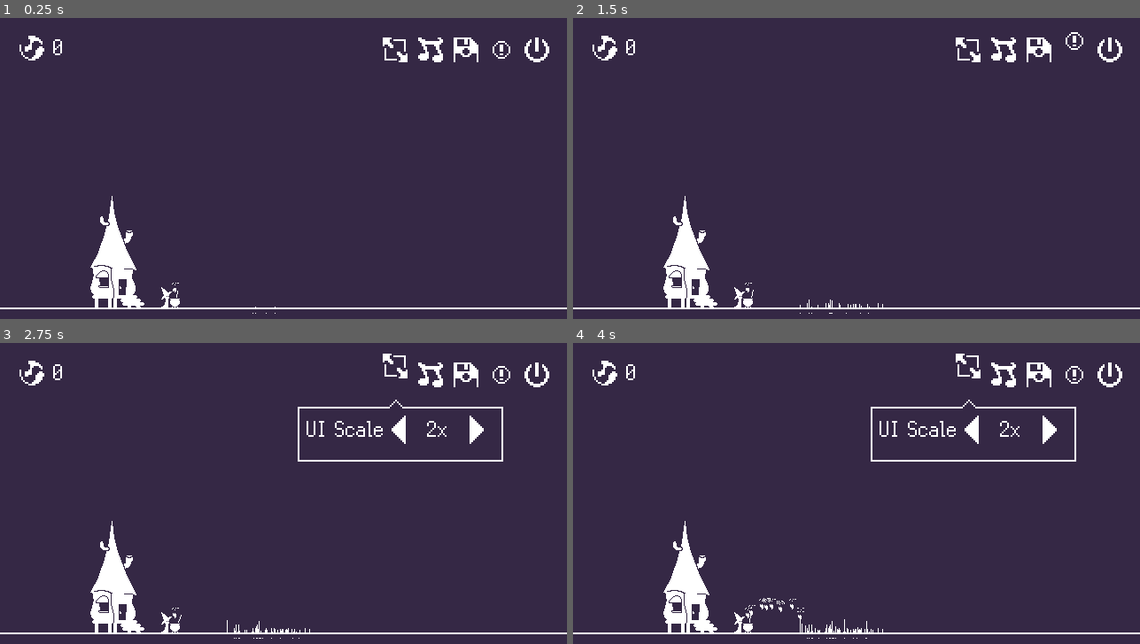
Above: before the commit, frames 1-4 (two rows, left to right).
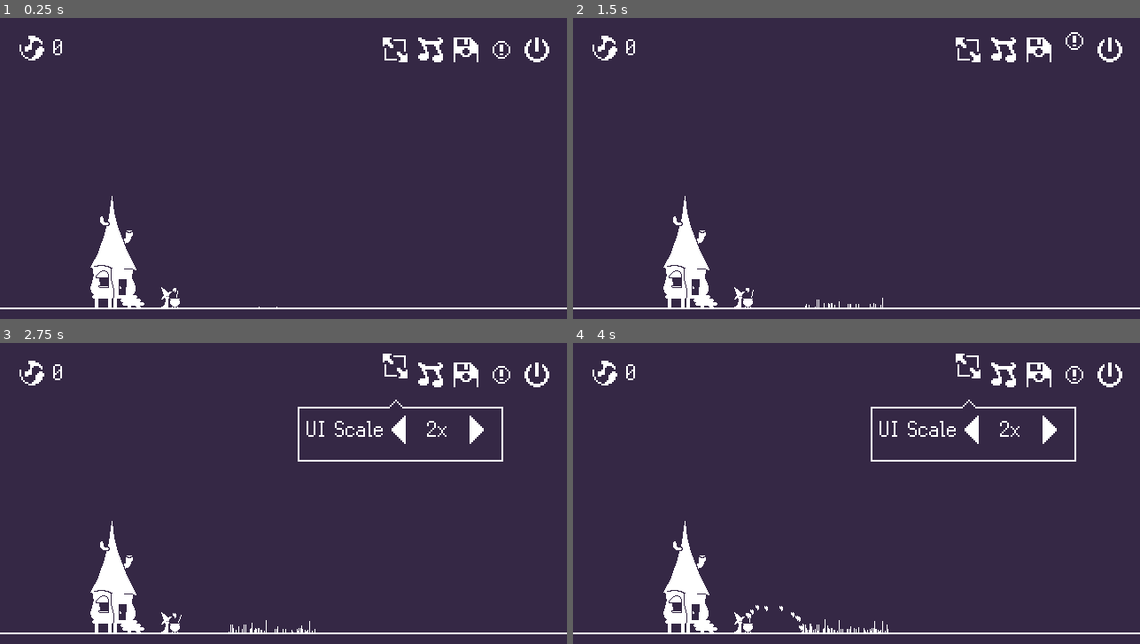
Above: after the commit, the same moments.

Repository: nicokumike/MajoKara
Game: Godot game, scene res://main.tscn
Same seed, same stepped clock (60 frames per second), same inputs: the game is played once before the commit and once after it.
Inputs (mouse positions are in pixels of both pictures, inside the frame that each line leads up to):
- Up to frame 1 (0.25 s): no input
- Up to frame 2 (1.5 s): click (969, 51) at 0.5 s; click (1071, 51) at 1.25 s
- Up to frame 3 (2.75 s): click (396, 376) at 2 s
- Up to frame 4 (4 s): click (981, 430) at 2.75 s; click (1088, 385) at 3.5 s

The runs differ from the first frame. In frame 1, less than 0.1% of the frame differs, in the area x 30-49%, y 87-99%; in frame 2, less than 0.1%; in frame 3, 0.1%; in frame 4, 0.3%, in the area x 30-56%, y 84-99%.

Commit message:
fairies be workin

Diff:
--- a/Entities/Environment/ground.tscn
+++ b/Entities/Environment/ground.tscn
@@ -57,33 +57,6 @@
 [sub_resource type="Curve2D" id="Curve2D_rt06b"]
 resource_local_to_scene = true
 
-[sub_resource type="Curve2D" id="Curve2D_4e8f1"]
-resource_local_to_scene = true
-
-[sub_resource type="Curve2D" id="Curve2D_t6roi"]
-resource_local_to_scene = true
-
-[sub_resource type="Curve2D" id="Curve2D_pu4v3"]
-resource_local_to_scene = true
-
-[sub_resource type="Curve2D" id="Curve2D_6rse7"]
-resource_local_to_scene = true
-
-[sub_resource type="Curve2D" id="Curve2D_begxa"]
-resource_local_to_scene = true
-
-[sub_resource type="Curve2D" id="Curve2D_xcyc6"]
-resource_local_to_scene = true
-
-[sub_resource type="Curve2D" id="Curve2D_4k0v6"]
-resource_local_to_scene = true
-
-[sub_resource type="Curve2D" id="Curve2D_dh78g"]
-resource_local_to_scene = true
-
-[sub_resource type="Curve2D" id="Curve2D_74skp"]
-resource_local_to_scene = true
-
 [node name="Ground" type="Node2D"]
 script = ExtResource("1_xacfp")
 
@@ -153,38 +126,78 @@
 
 [node name="MainFairy2" parent="." instance=ExtResource("8_rt06b")]
 position = Vector2(197.545, -16.565)
-curve = SubResource("Curve2D_4e8f1")
+curve = SubResource("Curve2D_rt06b")
 
 [node name="MainFairy3" parent="." instance=ExtResource("8_rt06b")]
 position = Vector2(197.545, -16.565)
-curve = SubResource("Curve2D_t6roi")
+curve = SubResource("Curve2D_rt06b")
 
 [node name="MainFairy4" parent="." instance=ExtResource("8_rt06b")]
 position = Vector2(197.545, -16.565)
-curve = SubResource("Curve2D_pu4v3")
+curve = SubResource("Curve2D_rt06b")
 
 [node name="MainFairy5" parent="." instance=ExtResource("8_rt06b")]
 position = Vector2(197.545, -16.565)
-curve = SubResource("Curve2D_6rse7")
+curve = SubResource("Curve2D_rt06b")
 
 [node name="MainFairy6" parent="." instance=ExtResource("8_rt06b")]
 position = Vector2(197.545, -16.565)
-curve = SubResource("Curve2D_begxa")
+curve = SubResource("Curve2D_rt06b")
 
 [node name="MainFairy7" parent="." instance=ExtResource("8_rt06b")]
 position = Vector2(197.545, -16.565)
-curve = SubResource("Curve2D_xcyc6")
+curve = SubResource("Curve2D_rt06b")
 
 [node name="MainFairy8" parent="." instance=ExtResource("8_rt06b")]
 position = Vector2(197.545, -16.565)
-curve = SubResource("Curve2D_4k0v6")
+curve = SubResource("Curve2D_rt06b")
 
 [node name="MainFairy9" parent="." instance=ExtResource("8_rt06b")]
 position = Vector2(197.545, -16.565)
-curve = SubResource("Curve2D_dh78g")
+curve = SubResource("Curve2D_rt06b")
 
 [node name="MainFairy10" parent="." instance=ExtResource("8_rt06b")]
 position = Vector2(197.545, -16.565)
-curve = SubResource("Curve2D_74skp")
+curve = SubResource("Curve2D_rt06b")
+
+[node name="MainFairy11" parent="." instance=ExtResource("8_rt06b")]
+position = Vector2(197.545, -16.565)
+curve = SubResource("Curve2D_rt06b")
+
+[node name="MainFairy12" parent="." instance=ExtResource("8_rt06b")]
+position = Vector2(197.545, -16.565)
+curve = SubResource("Curve2D_rt06b")
+
+[node name="MainFairy13" parent="." instance=ExtResource("8_rt06b")]
+position = Vector2(197.545, -16.565)
+curve = SubResource("Curve2D_rt06b")
+
+[node name="MainFairy14" parent="." instance=ExtResource("8_rt06b")]
+position = Vector2(197.545, -16.565)
+curve = SubResource("Curve2D_rt06b")
+
+[node name="MainFairy15" parent="." instance=ExtResource("8_rt06b")]
+position = Vector2(197.545, -16.565)
+curve = SubResource("Curve2D_rt06b")
+
+[node name="MainFairy16" parent="." instance=ExtResource("8_rt06b")]
+position = Vector2(197.545, -16.565)
+curve = SubResource("Curve2D_rt06b")
+
+[node name="MainFairy17" parent="." instance=ExtResource("8_rt06b")]
+position = Vector2(197.545, -16.565)
+curve = SubResource("Curve2D_rt06b")
+
+[node name="MainFairy18" parent="." instance=ExtResource("8_rt06b")]
+position = Vector2(197.545, -16.565)
+curve = SubResource("Curve2D_rt06b")
+
+[node name="MainFairy19" parent="." instance=ExtResource("8_rt06b")]
+position = Vector2(197.545, -16.565)
+curve = SubResource("Curve2D_rt06b")
+
+[node name="MainFairy20" parent="." instance=ExtResource("8_rt06b")]
+position = Vector2(197.545, -16.565)
+curve = SubResource("Curve2D_rt06b")
 
 [connection signal="timeout" from="Forest/Timer" to="Forest/Planter" method="_on_timer_timeout"]
--- a/Entities/Environment/planter.gd
+++ b/Entities/Environment/planter.gd
@@ -8,8 +8,8 @@
 @onready var timer: Timer = $"../Timer"
 
 var counted = 0
-var max_plant_spawn = 50
-var max_forest_size = 100
+var max_plant_spawn = 100
+var max_forest_size = 200
 var used_numbers = []
 
 func _ready() -> void:
@@ -21,8 +21,12 @@
 	stopper_spawn.position.x += 20
 	timer.start()
 
-func plant_collected():
-	print("plant fully collected - planter")
+func plant_collected(id):
+	if id in used_numbers:
+		counted -= 1
+		for item in used_numbers:
+			if item == id:
+				used_numbers.erase(item)
 
 func _on_timer_timeout():
 	if counted < max_plant_spawn:
--- a/Entities/Fairies/Fairy.tscn
+++ b/Entities/Fairies/Fairy.tscn
@@ -51,6 +51,10 @@
 [sub_resource type="RectangleShape2D" id="RectangleShape2D_7xlch"]
 size = Vector2(1, 1)
 
+[sub_resource type="ParticleProcessMaterial" id="ParticleProcessMaterial_y87h0"]
+particle_flag_disable_z = true
+gravity = Vector3(0, 98, 0)
+
 [node name="MainFairy" type="Path2D"]
 curve = SubResource("Curve2D_0e58w")
 script = ExtResource("1_2u0gk")
@@ -65,13 +69,15 @@
 hframes = 9
 
 [node name="Label" type="Label" parent="PathFollow2D/Fairy"]
+visible = false
 offset_left = 4.0
 offset_top = -15.0
-offset_right = 44.0
+offset_right = 18.0
 offset_bottom = 8.0
 scale = Vector2(-0.5, 0.5)
 theme = ExtResource("5_y87h0")
-text = "0/5"
+text = "0"
+horizontal_alignment = 1
 
 [node name="AnimationPlayer" type="AnimationPlayer" parent="."]
 libraries = {
@@ -88,7 +94,7 @@
 
 [node name="Area2D" type="Area2D" parent="Locator"]
 collision_layer = 4
-collision_mask = 0
+collision_mask = 4
 script = ExtResource("3_7xlch")
 
 [node name="CollisionShape2D" type="CollisionShape2D" parent="Locator/Area2D"]
@@ -108,7 +114,14 @@
 
 [node name="Return" type="Marker2D" parent="."]
 
-[connection signal="area_entered" from="Locator/Area2D" to="Locator/Area2D" method="_on_area_entered"]
+[node name="DropOff" type="GPUParticles2D" parent="."]
+emitting = false
+lifetime = 0.5
+one_shot = true
+process_material = SubResource("ParticleProcessMaterial_y87h0")
+
 [connection signal="connect_grass" from="Locator/Area2D" to="." method="_on_area_2d_connect_grass"]
+[connection signal="restart" from="Locator/Area2D" to="." method="_on_area_2d_restart"]
 [connection signal="timeout" from="LocatorTimeout" to="." method="_on_locator_timeout_timeout"]
 [connection signal="timeout" from="GrassCollection" to="." method="_on_grass_collection_timeout"]
+[connection signal="finished" from="DropOff" to="." method="_on_gpu_particles_2d_finished"]
--- a/Entities/Fairies/fairy.gd
+++ b/Entities/Fairies/fairy.gd
@@ -11,6 +11,7 @@
 @onready var fairy: Sprite2D = $PathFollow2D/Fairy
 @onready var label: Label = $PathFollow2D/Fairy/Label
 @onready var locator_timeout: Timer = $LocatorTimeout
+@onready var drop_off: GPUParticles2D = $DropOff
 
 var collection_factor = 1
 var moved = true
@@ -50,6 +51,7 @@
 	locator.position.x += 1
 
 func _ready() -> void:
+	Engine.time_scale = 1
 	get_current_position(true)
 	#var speed = randi_range(.3, 1)
 	#follow.progress_ratio = 0
@@ -71,7 +73,7 @@
 	tween.set_trans(Tween.TRANS_SINE)
 	tween.tween_property(follow, "progress_ratio", 1, speed)
 	if inventory >= max_storage:
-		pass
+		deposit()
 	else:
 		tween.tween_callback(collect_material)
 
@@ -96,21 +98,26 @@
 func reset():
 	while path.curve.get_point_count() > 0:
 		path.curve.remove_point(0)
-	locator.global_position.y += -16
+	locator.global_position.y = GlobalSettings.cauldron_location.y
+	if current_grass and is_instance_valid(current_grass):
+		current_grass.ray_cast_2d.enabled = true
 	current_grass = null
 
 
 
 func _on_grass_collection_timeout() -> void:
+	if not is_instance_valid(current_grass):
+		grass_collection.stop()
+		return
 	if inventory >= max_storage:
+		grass_collection.stop()
 		inventory_full()
-		grass_collection.stop()
 	elif abs(current_grass.value) > 0:
 		if inventory < max_storage:
 			current_grass._collected(collection_factor)
 			inventory += 1
 			follow.position.y += 1
-			label.text = str(inventory) + "/5"
+			label.text = str(inventory)
 		else:
 			inventory_full()
 			grass_collection.stop()
@@ -120,9 +127,26 @@
 
 func inventory_full():
 	reset()
+	locator.global_position = GlobalSettings.cauldron_location
 	get_current_position(false)
 
 func plant_fully_collected():
 	current_grass.terminate()
 	reset()
 	get_current_position(true)
+
+func deposit():
+	drop_off.amount = inventory
+	drop_off.emitting = true
+	SignalBus.emit_signal("deposited", inventory)
+	SignalBus.currency += inventory
+	inventory = 0
+
+func _on_gpu_particles_2d_finished() -> void:
+	label.text = str(inventory)
+	reset()
+	get_current_position(true)
+
+
+func _on_area_2d_restart() -> void:
+	locator.global_position = GlobalSettings.cauldron_location
--- a/Entities/Fairies/fairy_area.gd
+++ b/Entities/Fairies/fairy_area.gd
@@ -1,15 +1,9 @@
 extends Area2D
 
 signal connect_grass
+signal restart
 
 func connect_fairy(sender, value):
 	emit_signal("connect_grass", sender, value)
-
-func _on_area_entered(area) -> void:
-	print("detected somethin")
-	if area is RayCast2D:
-		print("raycast")
-		var parent = area.get_parent()
-		if parent and parent.has_method("handle_area_response"):
-			parent.handle_area_response()
-			print("madeit")
+func restart_search():
+	emit_signal("restart")
--- a/Entities/Fairies/fairy_stopper.gd
+++ b/Entities/Fairies/fairy_stopper.gd
@@ -1,4 +1,11 @@
 extends Node2D
+@onready var ray_cast_2d: RayCast2D = $RayCast2D
 
 func no_plants_found():
 	pass
+
+func _physics_process(_delta: float) -> void:
+	if ray_cast_2d.is_colliding() == true:
+		var obj = ray_cast_2d.get_collider()
+		if obj.has_method("restart_search"):
+			obj.restart_search()
--- a/Entities/Fairies/fairy_stopper.tscn
+++ b/Entities/Fairies/fairy_stopper.tscn
@@ -9,3 +9,4 @@
 modulate = Color(1, 0, 0.0166664, 1)
 rotation = 3.14159
 collision_mask = 4
+collide_with_areas = true
--- a/Entities/Plants/magic_grass.gd
+++ b/Entities/Plants/magic_grass.gd
@@ -4,6 +4,7 @@
 @onready var grow_clock: Timer = $GrowClock
 @onready var ray_cast_2d: RayCast2D = $RayCast2D
 @onready var label: Label = $Label
+@onready var re_activate: Timer = $ReActivate
 
 
 
@@ -35,6 +36,7 @@
 	grow_clock.start()
 
 func _physics_process(_delta: float) -> void:
+	label.text = str(id)
 	if ray_cast_2d.is_colliding() == true:
 		var obj = ray_cast_2d.get_collider()
 		if obj.has_method("connect_fairy"):
@@ -49,7 +51,6 @@
 	if growth_amnt >= maximum_growth:
 		line_2d.set_point_position(0, Vector2(0, growth_amnt))
 	else:
-		label.text = str(abs(value))
 		ray_cast_2d.enabled = true
 		#print(id)
 		grow_clock.stop()
@@ -59,6 +60,7 @@
 	grow(randi_range(-1, -1))
 
 func _collected(collection_amnt):
+	re_activate.start()
 	if value < 0:
 		#print("!!! collect !!!")
 		growth_amnt += collection_amnt
@@ -69,5 +71,10 @@
 		pass
 		#queue_free()
 func terminate():
-	SignalBus.emit_signal("collected")
+	SignalBus.emit_signal("collected", id)
 	queue_free()
+
+
+func _on_re_activate_timeout() -> void:
+	if ray_cast_2d.enabled == false:
+		ray_cast_2d.enabled = true
--- a/Entities/Plants/magic_grass.tscn
+++ b/Entities/Plants/magic_grass.tscn
@@ -23,6 +23,7 @@
 collide_with_bodies = false
 
 [node name="Label" type="Label" parent="."]
+visible = false
 offset_left = -1.0
 offset_top = 5.0
 offset_right = 39.0
@@ -31,4 +32,9 @@
 theme = ExtResource("2_cpw0x")
 text = "0"
 
+[node name="ReActivate" type="Timer" parent="."]
+wait_time = 8.0
+autostart = true
+
 [connection signal="timeout" from="GrowClock" to="." method="_on_grow_clock_timeout"]
+[connection signal="timeout" from="ReActivate" to="." method="_on_re_activate_timeout"]
--- a/Globals/SignalBus.gd
+++ b/Globals/SignalBus.gd
@@ -1,5 +1,7 @@
 extends Node
 
 signal collected
+signal deposited
 
 var ground_position = Vector2()
+var currency = 0
--- a/currency.gd
+++ b/currency.gd
@@ -1,6 +1,8 @@
 extends Control
 
 @onready var margin_container: MarginContainer = $MarginContainer
+@onready var value: Label = $MarginContainer/HBoxContainer/MarginContainer/Value
 
 func _process(_delta: float) -> void:
+	value.text = str(SignalBus.currency)
 	margin_container.scale = Vector2(GlobalSettings.ui_scale, GlobalSettings.ui_scale)
--- a/main.tscn
+++ b/main.tscn
@@ -58,7 +58,7 @@
 size_flags_vertical = 4
 theme_override_constants/margin_top = 5
 
-[node name="Label" type="Label" parent="CanvasLayer/Currency/MarginContainer/HBoxContainer/MarginContainer"]
+[node name="Value" type="Label" parent="CanvasLayer/Currency/MarginContainer/HBoxContainer/MarginContainer"]
 layout_mode = 2
 size_flags_horizontal = 4
 theme = ExtResource("5_7mycd")
Not shown: 1 places in Entities/Environment/ground.tscn that only renumber resources
Not shown: 1 places in Entities/Fairies/Fairy.tscn that only renumber resources
